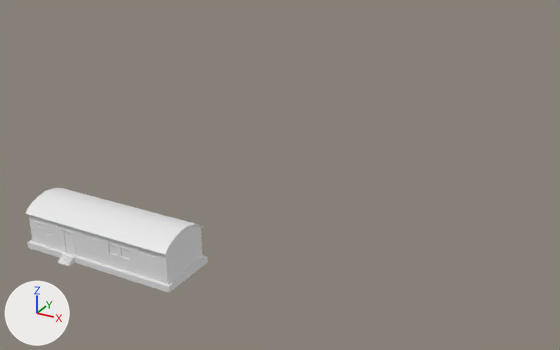
The FBX model Orla/VROrla/Assets/Models/Galpao.fbx, before and after one commit.
One viewpoint serves both versions: a camera (50 mm lens) standing at (77.5, -84.0, 53.2) and looking at (20.2, 20.1, 1.1). The lights are fixed; the arrows at lower left show +X, +Y and +Z.

The older version as bpy lines, for what is in view:
```python
mat_galpao = principled_material('Galpao')
mat_galpao.base_color = (0.8, 0.8, 0.8)  # white #e7e7e7
mat_galpao.roughness = 0.553
me_textureatlas_mergedobject_023 = bpy.data.meshes.new('TextureAtlas_mergedObject.023')
me_textureatlas_mergedobject_023.from_pydata(...)  # 409 vertices, 333 faces; spans x -1.5..23.4, y -4.6..5.6, z -1.2..6.0
me_textureatlas_mergedobject_023.materials.append(mat_galpao)  # white #e7e7e7
ob_textureatlas_mergedobject_002 = bpy.data.objects.new('TextureAtlas_mergedObject.002', me_textureatlas_mergedobject_023)
ob_textureatlas_mergedobject_002.location = (0.0, -12.1, 0.0)
```
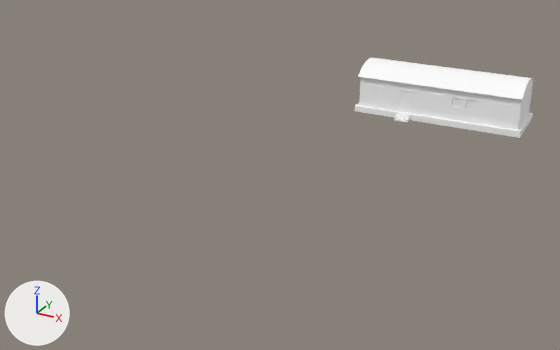
What differs and where, as boxes (x1, y1, x2, y2) in the pictures (560 x 350 px):
'TextureAtlas_mergedObject.002', recoloured, moved, turned, rescaled: before (25, 188, 208, 293); after (355, 58, 534, 138)

The change, as a diff of the scene's bpy script:
```diff
--- a/Orla/VROrla/Assets/Models/Galpao.fbx.py
+++ b/Orla/VROrla/Assets/Models/Galpao.fbx.py
@@ mat_galpao @@
 mat_galpao = principled_material('Galpao')
-mat_galpao.base_color = (0.8, 0.8, 0.8)  # white #e7e7e7
+mat_galpao.base_color = (1.0, 1.0, 1.0)  # white #ffffff
 mat_galpao.roughness = 0.553
@@ ob_textureatlas_mergedobject_002 @@
 ob_textureatlas_mergedobject_002 = bpy.data.objects.new('TextureAtlas_mergedObject.002', me_textureatlas_mergedobject_023)
-ob_textureatlas_mergedobject_002.location = (0.0, -12.1, 0.0)
+ob_textureatlas_mergedobject_002.location = (20.8, 58.1, 3.6)
+ob_textureatlas_mergedobject_002.rotation_euler = (0.0, 0.0, 0.0265)  # degrees (0, 0, 1.5)
+ob_textureatlas_mergedobject_002.scale = (1.31, 1.31, 1.31)
```
